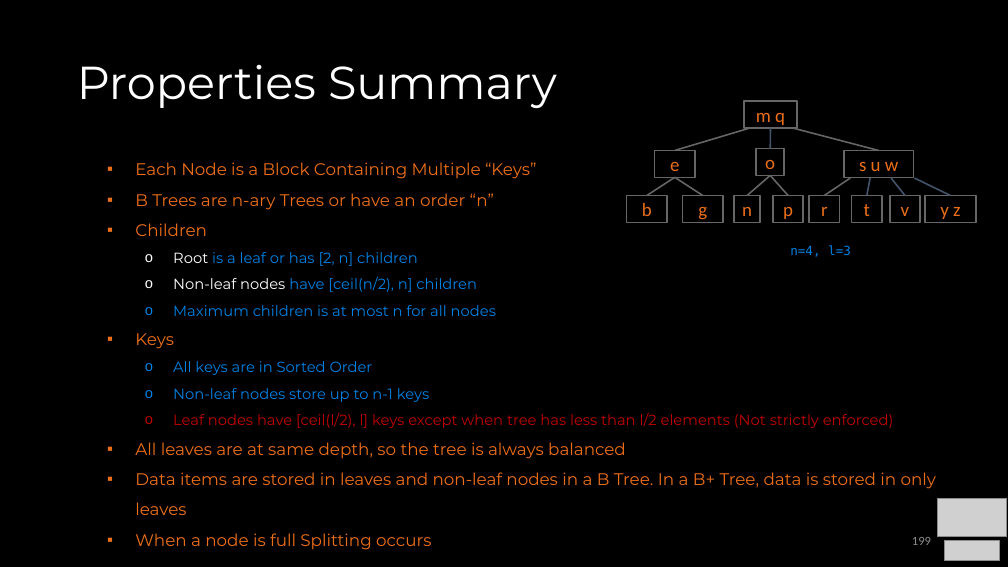
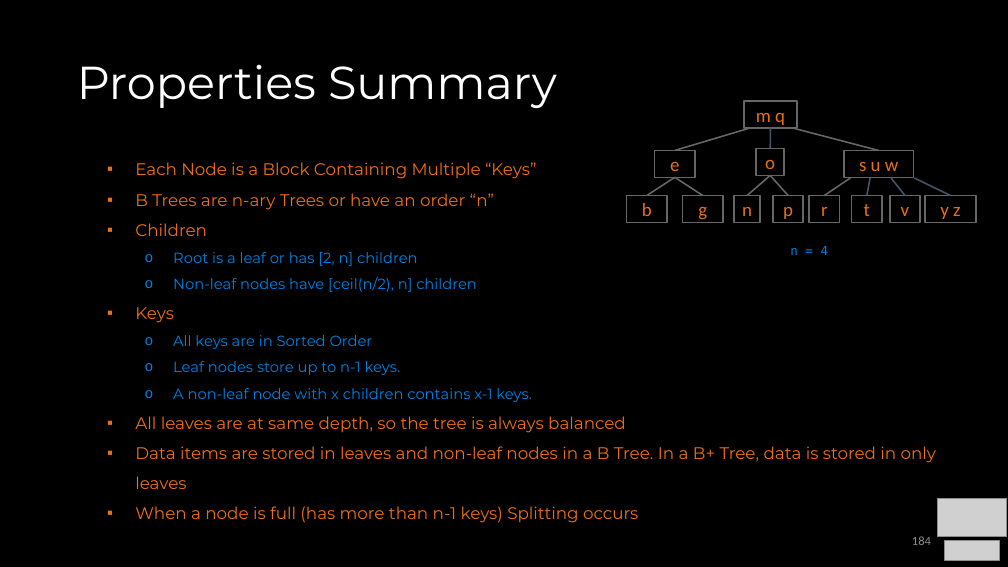
Before and after one commit to COP3530/Instructional-Content, a slide deck: slide 184 of Slides/Slides-PPT/4 - Balanced Trees.pptx (slide 199 before the commit). Drawn at 1008x567 pixels with LibreOffice and Linux fonts; fonts in the diff are those of the drawing; grey boxes stand for pictures. Boxes give left, top, right and bottom in pixels: in the first picture for what was removed or moved away, otherwise in the second. Text is boxed around its words. In the diff, an @@ line names an element or a change of style, - is before the commit and + after.

```diff
--- a/Slides/Slides-PPT/4 - Balanced Trees.pptx
+++ b/Slides/Slides-PPT/4 - Balanced Trees.pptx
@@ text at [173,252,477,292]: text colour #FFFFFF to #0081E2 in "Root", "Non-leaf nodes" @@
@@ text at [790,245,829,255]: text changed @@
-n=4, l=3
+n = 4
@@ text at [173,305,496,316]: paragraph removed @@
-  o Maximum children is at most n for all nodes
@@ text at [173,361,532,402]: text changed; text colour #C00000 to #0081E2 @@
-  o Non-leaf nodes store up to n-1 keys
-  o Leaf nodes have [ceil(l/2), l] keys except when tree has less than l/2 elements (Not strictly enforced)
+  o Leaf nodes store up to n-1 keys.
+  o A non-leaf node with x children contains x-1 keys.
@@ text at [135,506,638,523]: text changed @@
-▪ When a node is full Splitting occurs
+▪ When a node is full (has more than n-1 keys) Splitting occurs
@@ page number at [912,536,931,545]: text changed @@
-199
+184
```
Also in this commit, not shown: 26 other slides changed, 3 slides added, 3 slides removed, 1 other file.
